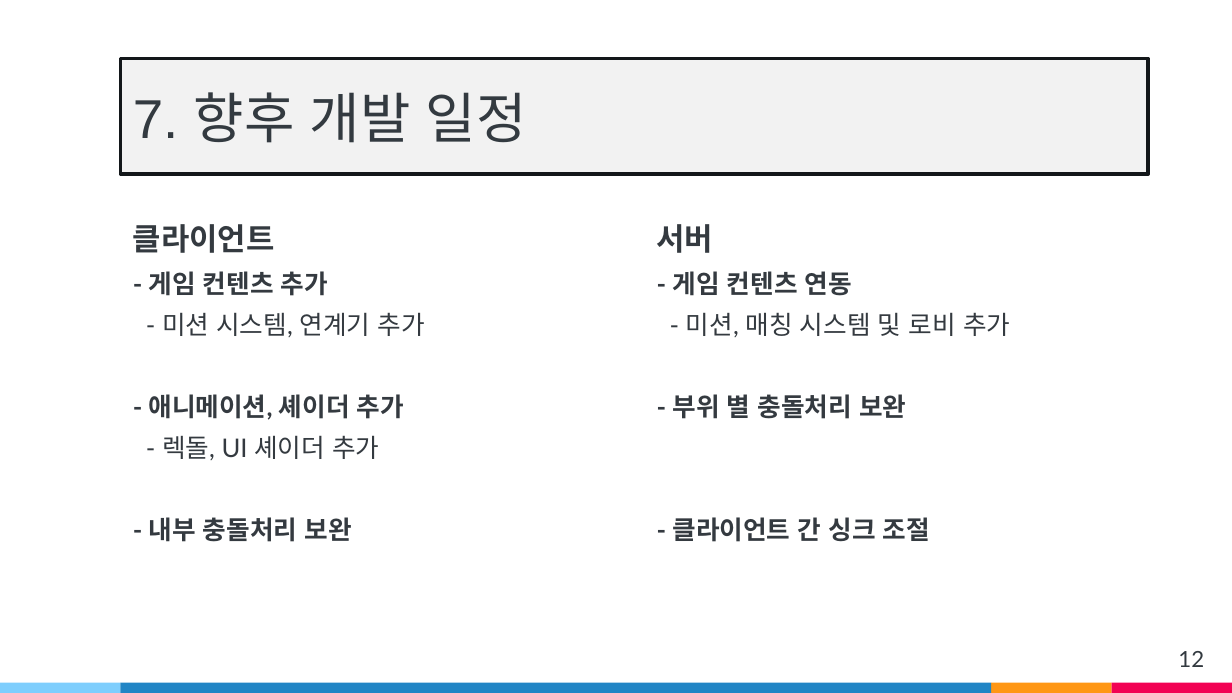
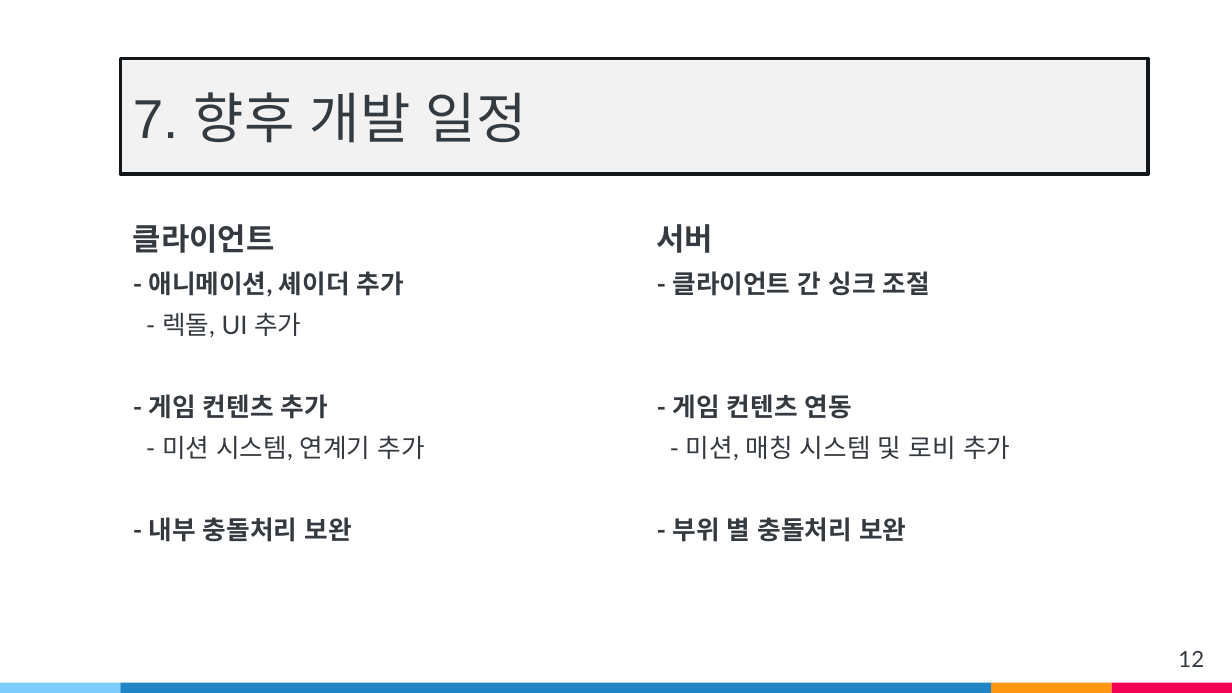
Before and after one commit to wsj2681/Anger_Control_Disoder, a slide deck: slide 12 of Capstone Design/발표자료/중간발표/분노의주먹_우성준_박찬휘_함범호.pptx. Drawn at 1232x693 pixels with LibreOffice and Linux fonts; fonts in the diff are those of the drawing. Boxes give left, top, right and bottom in pixels: in the first picture for what was removed or moved away, otherwise in the second. Text is boxed around its words. In the diff, an @@ line names an element or a change of style, - is before the commit and + after.

```diff
--- a/Capstone Design/발표자료/중간발표/분노의주먹_우성준_박찬휘_함범호.pptx
+++ b/Capstone Design/발표자료/중간발표/분노의주먹_우성준_박찬휘_함범호.pptx
@@ text at box(149, 271, 404, 337): paragraphs added @@
+- 애니메이션, 셰이더 추가
+- 렉돌, UI 추가
@@ text at box(672, 271, 930, 296): paragraph added @@
+- 클라이언트 간 싱크 조절
@@ text at box(149, 394, 404, 460): paragraphs removed @@
-- 애니메이션, 셰이더 추가
-- 렉돌, UI 셰이더 추가
@@ text at box(672, 517, 930, 542): paragraph removed @@
-- 클라이언트 간 싱크 조절
```
